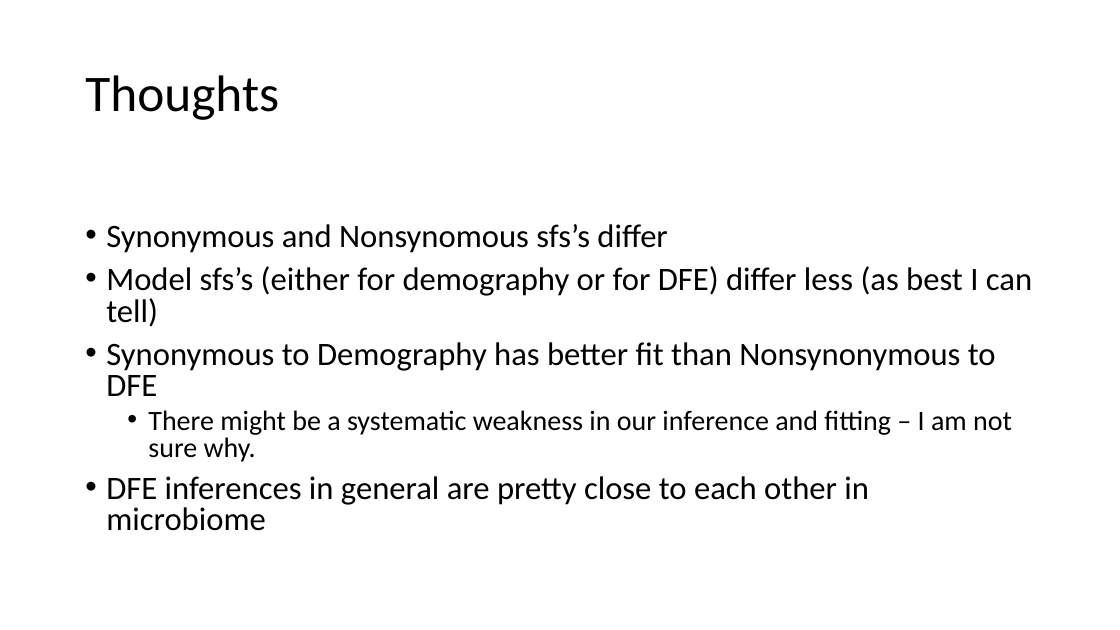
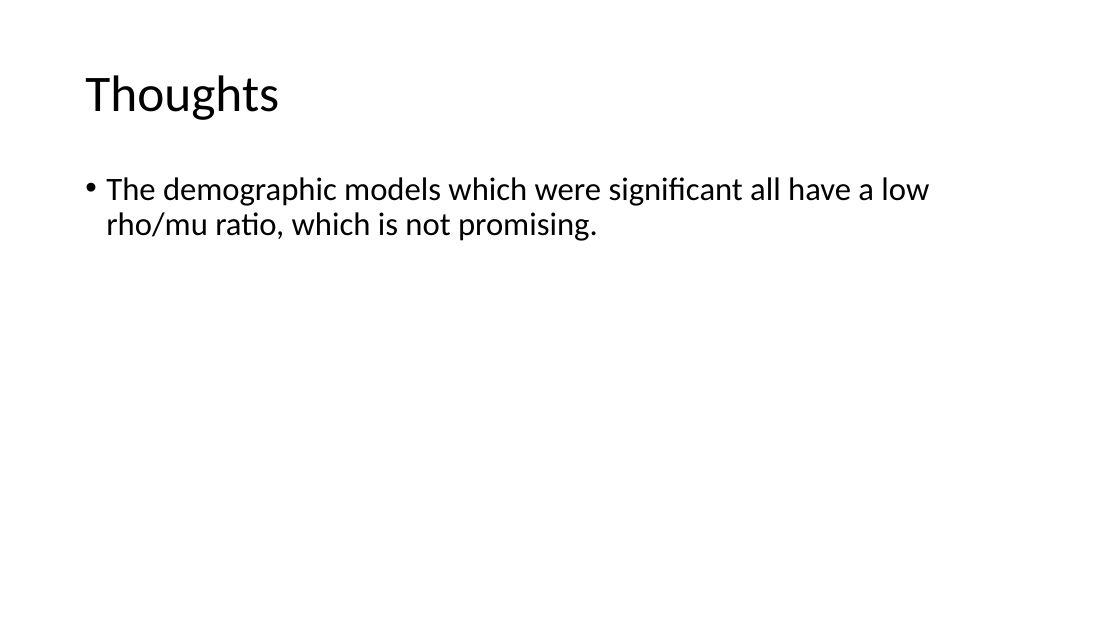
Before and after one commit to jon-mah/demo_for_ccgb, a slide deck: slide 4 of Summary/20220511_microbiome_demographic_slides.pptx. Drawn at 1120x630 pixels with LibreOffice and Linux fonts; fonts in the diff are those of the drawing. Boxes give left, top, right and bottom in pixels: in the first picture for what was removed or moved away, otherwise in the second. Text is boxed around its words. In the diff, an @@ line names an element or a change of style, - is before the commit and + after.

```diff
--- a/Summary/20220511_microbiome_demographic_slides.pptx
+++ b/Summary/20220511_microbiome_demographic_slides.pptx
@@ text at (106,177,929,241): text changed @@
-• Synonymous and Nonsynomous sfs’s differ
-• Model sfs’s (either for demography or for DFE) differ less (as best I can tell)
-• Synonymous to Demography has better fit than Nonsynonymous to DFE
-  • There might be a systematic weakness in our inference and fitting – I am not sure why.
-• DFE inferences in general are pretty close to each other in microbiome
+• The demographic models which were significant all have a low rho/mu ratio, which is not promising.
```
Also in this commit, not shown: 3 other slides changed, 15 other files.
